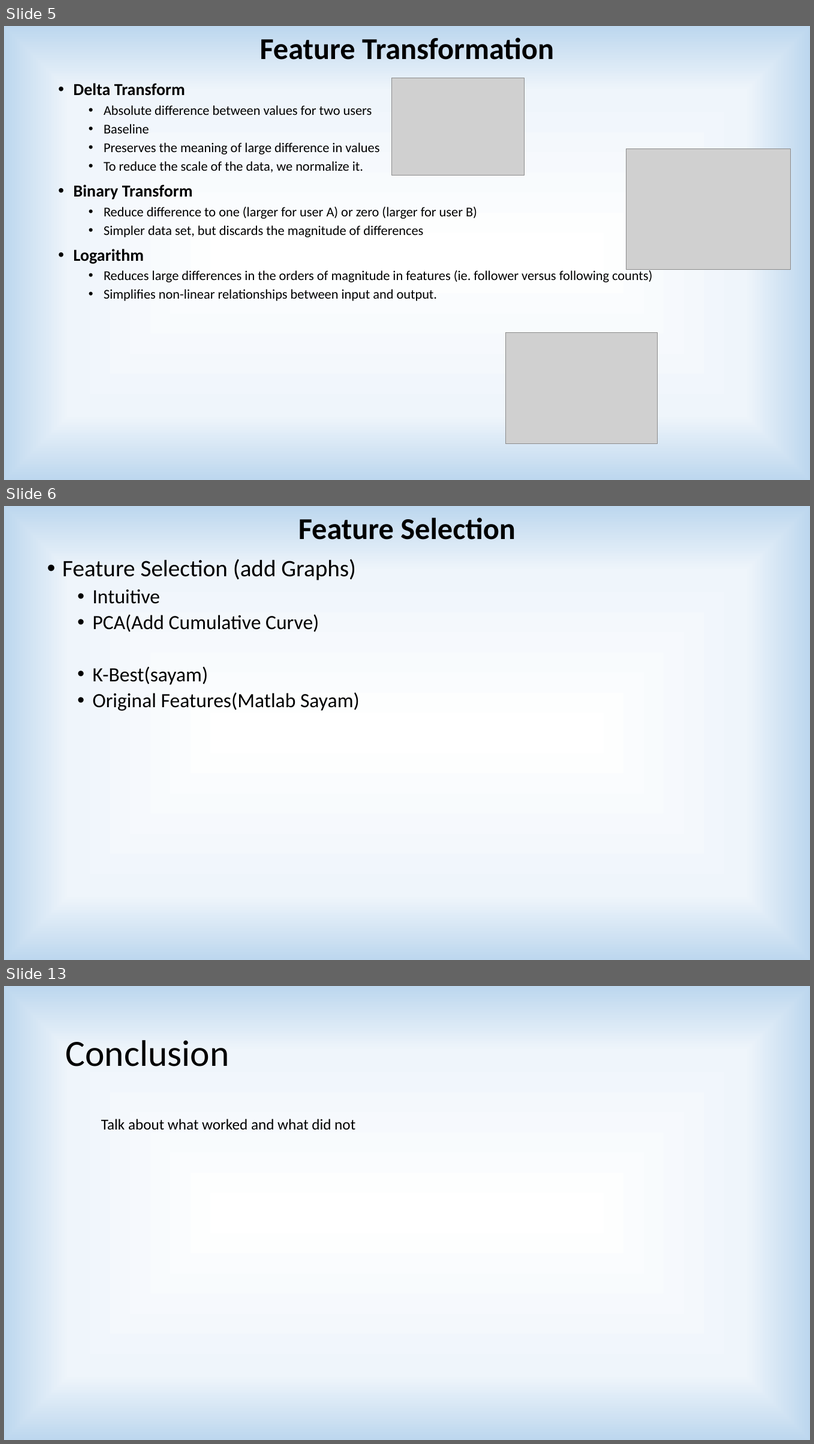
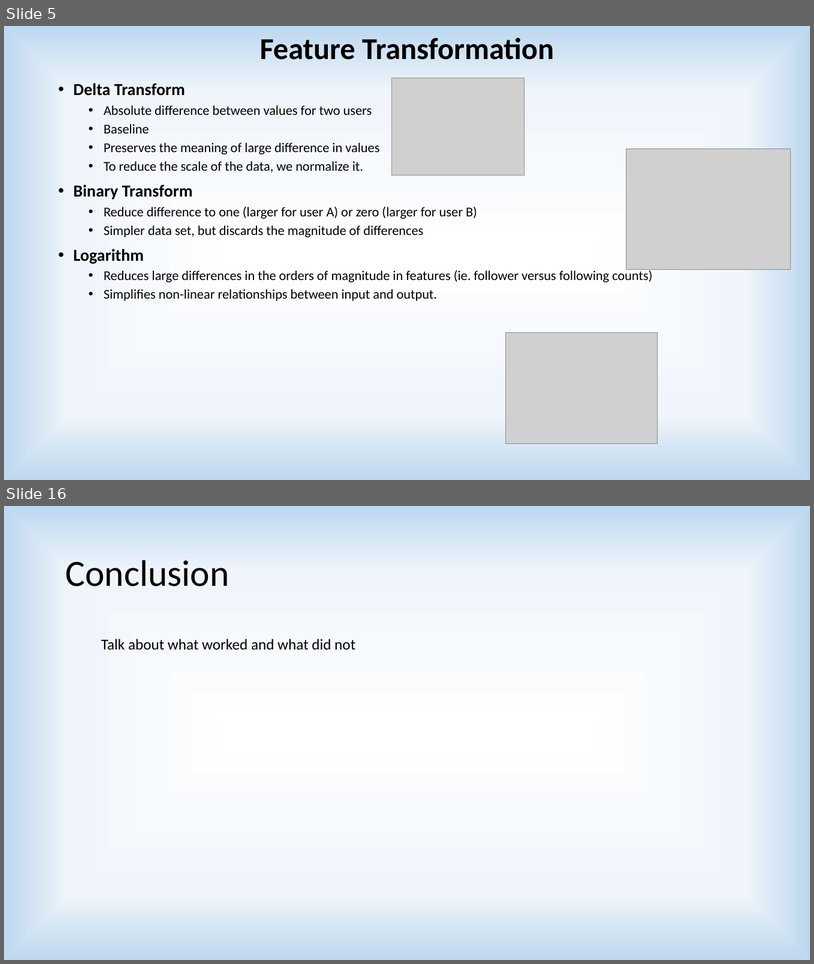
Before and after one commit to akshaymehra24/who-is-more-influential, a slide deck: Predicting Influencers in a Social Network.pptx. Shown one above the other, each under a label of ours: slides 5, 6 and 13 before the commit, slides 5 and 16 after it; the slides between them are not shown. The pictures are 814x1444 and 814x964 pixels, drawn with LibreOffice and Linux fonts; fonts in the diff are those of the drawing; grey boxes stand for pictures. Boxes give left, top, right and bottom in pixels: in the first picture for what was removed or moved away, otherwise in the second. Text is boxed around its words. In the diff, an @@ line names an element or a change of style, - is before the commit and + after.

```diff
--- a/Predicting Influencers in a Social Network.pptx
+++ b/Predicting Influencers in a Social Network.pptx
@@ slide 6 removed at bbox=[4, 506, 810, 960], background gradient #FFFFFF to #EFF5FB to #BDD7EE @@
@@ text removed at bbox=[299, 517, 515, 540] @@
-Feature Selection
@@ text removed at bbox=[62, 559, 360, 711] @@
-• Feature Selection (add Graphs)
-  • Intuitive
-  • PCA(Add Cumulative Curve)
-  • K-Best(sayam)
-  • Original Features(Matlab Sayam)
@@ what was slide 13 is now slide 16 @@
```
Also in this commit, not shown: 5 slides changed, 5 slides added, 1 other slide removed, 28 other files.
